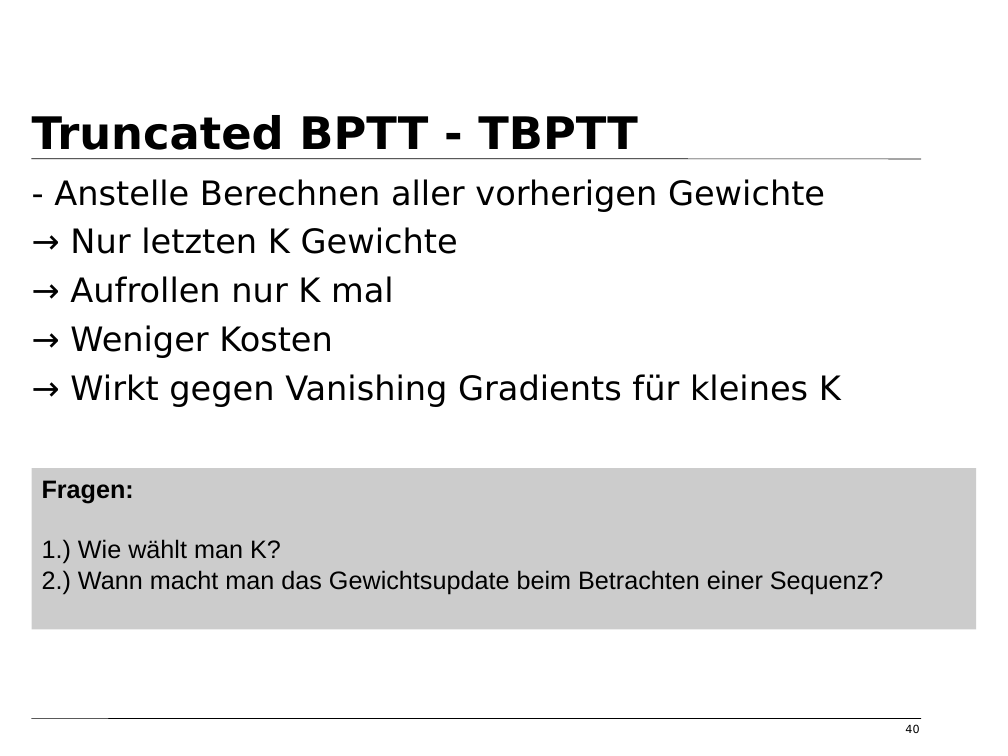
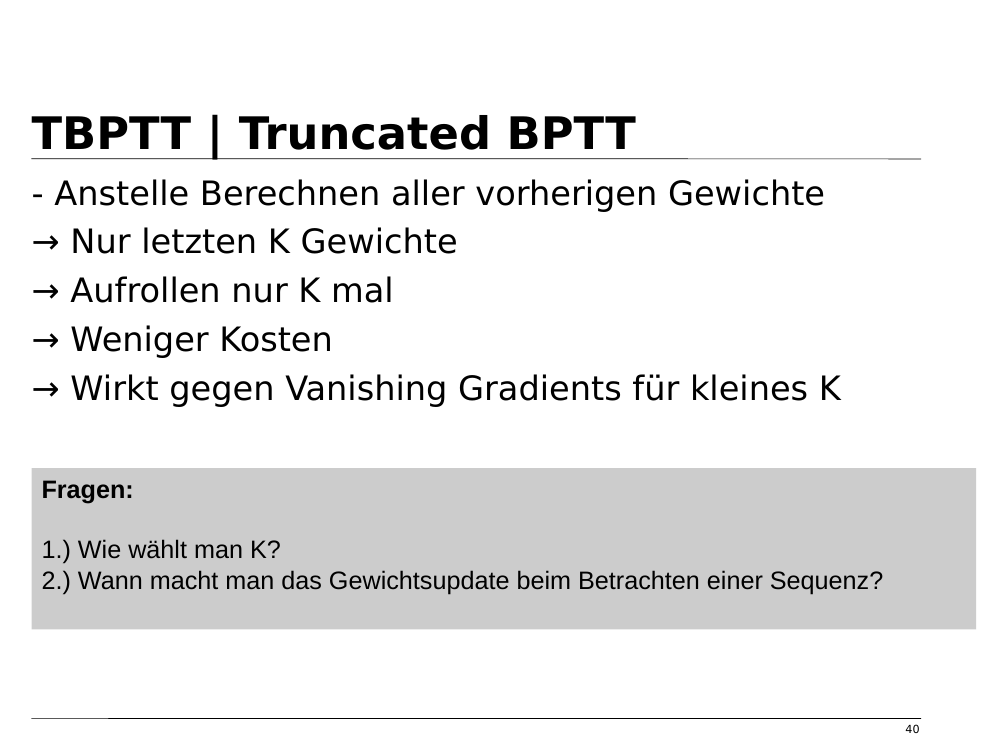
Before and after one commit to tfassbender/deep_learning_team_rnn, a slide deck: slide 40 of final/vorlesung_rnn_final.odp. Drawn at 1008x756 pixels with LibreOffice and Linux fonts; fonts in the diff are those of the drawing; background and template pictures are left out. Boxes give left, top, right and bottom in pixels: in the first picture for what was removed or moved away, otherwise in the second. Text is boxed around its words. In the diff, an @@ line names an element or a change of style, - is before the commit and + after.

```diff
--- a/final/vorlesung_rnn_final.odp
+++ b/final/vorlesung_rnn_final.odp
@@ title at box(32, 115, 636, 159): text changed @@
-Truncated BPTT - TBPTT
+TBPTT | Truncated BPTT
```
Also in this commit, not shown: 8 other slides changed, 1 slide added, 1 slide removed, 3 other files.
